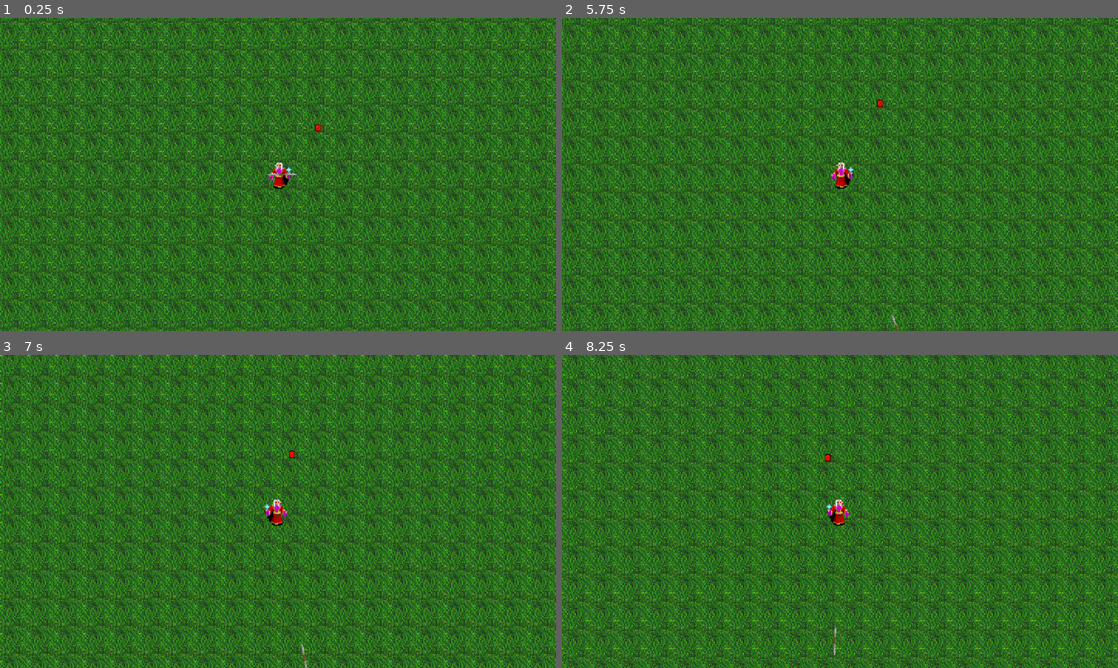
Above: before the commit, frames 1-4 (two rows, left to right).
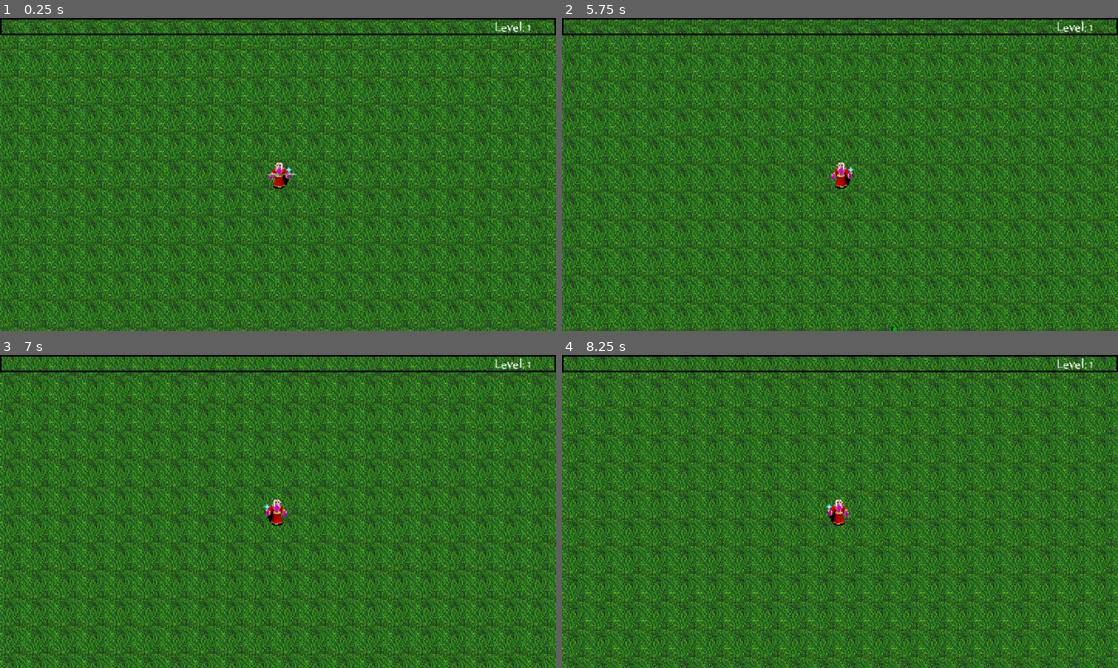
Above: after the commit, the same moments.

Repository: Sam-xiexielaoshi/Vampire-survivors-like
Game: Godot game, scene res://World/world.tscn
Two runs of this game, one before a commit and one after it. Both use one fixed random seed, a clock stepped at 60 frames per second and the inputs below. Sound files missing from this copy of the repository are replaced by a short silence.
Inputs:
- Up to frame 1 (0.25 s): no input
- Up to frame 2 (5.75 s): hold D (right) 0.53-1.28 s; hold S (down) 1.28-2.03 s; hold D (right) 2.03-2.78 s; hold W (up) 2.78-3.53 s; hold A (left) 3.53-5.03 s; hold S (down) from 5.03 s (still down)
- Up to frame 3 (7 s): release S (down) at 5.78 s; hold D (right) 5.78-6.53 s; hold W (up) from 6.53 s (still down)
- Up to frame 4 (8.25 s): release W (up) at 7.28 s; hold D (right) 7.28-8.03 s; hold S (down) from 8.03 s (still down)

The runs differ from the first frame. In frame 1, 1.5% of the frame differs, in the area x 0-100%, y 0-37%; in frame 2, 1.5%; in frame 3, 1.5%, in the area x 0-100%, y 0-100%; in frame 4, 1.5%.

Commit message:
done with exp || created expbar gui || implemented gem collection and partial level up logic

Diff:
--- a/Enemy/enemy.gd
+++ b/Enemy/enemy.gd
@@ -4,15 +4,18 @@
 @export var movement_speed = 20.0
 @export var hp = 10
 @export var knockback_recover = 3.5
+@export var experience = 1
 var knockback = Vector2.ZERO
 
 @onready var sprite: Sprite2D = $Sprite2D
 @onready var anim: AnimationPlayer = $AnimationPlayer
 @onready var snd_hit = $snd_hit
 
+@onready var loot_base = get_tree().get_first_node_in_group("loot")
 @onready var player = get_tree().get_first_node_in_group("player")
 
 var death_anim = preload("res://Enemy/explosion.tscn")
+var exp_gem = preload("res://Objects/experience_gem.tscn")
 
 signal remove_from_array(object)
 
@@ -37,6 +40,10 @@
 	enemy_death.scale = sprite.scale
 	enemy_death.global_position = global_position
 	get_parent().call_deferred("add_child", enemy_death)
+	var new_gem = exp_gem.instantiate()
+	new_gem.global_position = global_position
+	new_gem.experience = experience
+	loot_base.call_deferred("add_child", new_gem)
 	queue_free()
 
 
--- a/Objects/experience_gem.gd
+++ b/Objects/experience_gem.gd
@@ -7,7 +7,7 @@
 var spr_red = preload("res://Texture/Items/Gems/Gem_red.png")
 
 var target = null
-var speed = 0
+var speed = -1
 
 @onready var sprite = $Sprite2D
 @onready var collision = $CollisionShape2D
@@ -20,6 +20,13 @@
 		sprite.texture = spr_blue
 	else:
 		sprite.texture = spr_red
+	# Start invisible & small
+	scale = Vector2(0.2, 0.2)
+	sprite.modulate.a = 0.0  # alpha 0 = invisible
+
+	var tween = get_tree().create_tween()
+	tween.tween_property(sprite, "scale", Vector2.ONE, 0.3).set_trans(Tween.TRANS_BACK).set_ease(Tween.EASE_OUT)
+	tween.parallel().tween_property(sprite, "modulate:a", 1.0, 0.3)
 
 func _physics_process(delta: float) -> void:
 	if target != null:
--- a/Player/Attack/javalin.gd
+++ b/Player/Attack/javalin.gd
@@ -40,7 +40,7 @@
 			speed = 200.0
 			damage = 10
 			knockback_amount = 100
-			paths = 1
+			paths = 2
 			attack_size = 1.0
 			attack_speed = 4.0
 	scale = Vector2(1.0,1.0)*attack_size
--- a/Player/player.gd
+++ b/Player/player.gd
@@ -42,8 +42,14 @@
 #Enemy related
 var enemy_close = []
 
+#GUI
+@onready var expBar = get_node("%ExperienceBar")
+@onready var lblLevel = get_node("%Lbl_Level")
+
 func _ready() -> void:
 	attack()
+	set_expBar(experience, calculate_experiencecap())
+
 
 func _physics_process(delta: float) -> void:#runs on every 60th of the frame i.e 1/60 sec
 	movement() #custom function
@@ -153,3 +159,42 @@
 func _on_enemy_detection_area_body_exited(body: Node2D) -> void:
 	if enemy_close.has(body):
 		enemy_close.erase(body)
+
+func _on_grab_area_area_entered(area: Area2D) -> void:
+	if area.is_in_group("loot"):
+		area.target = self
+
+func _on_collect_area_area_entered(area: Area2D) -> void:
+	if area.is_in_group("loot"):
+		var gem_exp = area.collect()
+		calculate_experience(gem_exp)
+
+func calculate_experience(gem_exp):
+	var exp_required = calculate_experiencecap()
+	collected_experience += gem_exp
+	if experience + collected_experience>= exp_required: #level up
+		collected_experience -= exp_required - experience
+		experience_level +=1
+		lblLevel.text =  str("Level: ", experience_level)
+		experience =0
+		exp_required = calculate_experiencecap()
+		calculate_experience(0)
+	else:
+		experience+=collected_experience
+		collected_experience=0
+
+	set_expBar(experience, exp_required)
+
+func calculate_experiencecap():
+	var exp_cap = experience_level
+	if experience_level < 20:
+		exp_cap = experience_level*5
+	elif experience_level<40:
+		exp_cap + 95 * (experience_level-19)*8
+	else:
+		exp_cap = 255 + (experience_level-39)*12
+	return exp_cap
+
+func set_expBar(set_value=1, set_max_value=100):
+	expBar.value = set_value
+	expBar.max_value = set_max_value
--- a/Player/player.tscn
+++ b/Player/player.tscn
@@ -1,8 +1,11 @@
-[gd_scene load_steps=7 format=3 uid="uid://3tc65prastig"]
+[gd_scene load_steps=12 format=3 uid="uid://3tc65prastig"]
 
 [ext_resource type="Script" uid="uid://ienf6c8lednb" path="res://Player/player.gd" id="1_4ntmi"]
 [ext_resource type="Texture2D" uid="uid://k2wxoi4qly3d" path="res://Texture/Player/player_sprite.png" id="1_l8h54"]
 [ext_resource type="PackedScene" uid="uid://d1x3k6ujkh2wd" path="res://Utility/hurt_box.tscn" id="3_btcbx"]
+[ext_resource type="Texture2D" uid="uid://cbsp2crb7vrqh" path="res://Texture/GUI/exp_background.png" id="4_fhl08"]
+[ext_resource type="Texture2D" uid="uid://he8qrw5841nu" path="res://Texture/GUI/exp_progress.png" id="5_vtle1"]
+[ext_resource type="FontFile" uid="uid://dew2lbiwdprgc" path="res://Font/tenderness.otf" id="6_od3ui"]
 
 [sub_resource type="CapsuleShape2D" id="CapsuleShape2D_4ntmi"]
 radius = 4.0
@@ -13,6 +16,11 @@
 
 [sub_resource type="CircleShape2D" id="CircleShape2D_btcbx"]
 radius = 366.995
+
+[sub_resource type="CircleShape2D" id="CircleShape2D_gwnis"]
+radius = 50.0
+
+[sub_resource type="CircleShape2D" id="CircleShape2D_k53q1"]
 
 [node name="Player" type="CharacterBody2D" groups=["player"]]
 motion_mode = 1
@@ -74,6 +82,48 @@
 position = Vector2(1, 0)
 shape = SubResource("CircleShape2D_btcbx")
 
+[node name="GrabArea" type="Area2D" parent="."]
+collision_layer = 0
+collision_mask = 8
+
+[node name="CollisionShape2D" type="CollisionShape2D" parent="GrabArea"]
+shape = SubResource("CircleShape2D_gwnis")
+
+[node name="CollectArea" type="Area2D" parent="."]
+collision_layer = 0
+collision_mask = 8
+
+[node name="CollisionShape2D" type="CollisionShape2D" parent="CollectArea"]
+shape = SubResource("CircleShape2D_k53q1")
+
+[node name="GUILayer" type="CanvasLayer" parent="."]
+
+[node name="GUI" type="Control" parent="GUILayer"]
+layout_mode = 3
+anchors_preset = 0
+offset_right = 640.0
+offset_bottom = 360.0
+
+[node name="ExperienceBar" type="TextureProgressBar" parent="GUILayer/GUI"]
+unique_name_in_owner = true
+layout_mode = 0
+offset_right = 40.0
+offset_bottom = 40.0
+texture_under = ExtResource("4_fhl08")
+texture_progress = ExtResource("5_vtle1")
+
+[node name="Lbl_Level" type="Label" parent="GUILayer/GUI/ExperienceBar"]
+unique_name_in_owner = true
+layout_mode = 0
+offset_left = 540.0
+offset_right = 640.0
+offset_bottom = 20.0
+theme_override_fonts/font = ExtResource("6_od3ui")
+theme_override_font_sizes/font_size = 16
+text = "Level: 1"
+horizontal_alignment = 1
+vertical_alignment = 2
+
 [connection signal="hurt" from="HurtBox" to="." method="_on_hurt_box_hurt"]
 [connection signal="timeout" from="Attack/IceSpearTimer" to="." method="_on_ice_spear_timer_timeout"]
 [connection signal="timeout" from="Attack/IceSpearTimer/IceSpearAttackTimer" to="." method="_on_ice_spear_attack_timer_timeout"]
@@ -81,5 +131,7 @@
 [connection signal="timeout" from="Attack/TornadoTimer/TornadoAttackTimer" to="." method="_on_tornado_attack_timer_timeout"]
 [connection signal="body_entered" from="EnemyDetectionArea" to="." method="_on_enemy_detection_area_body_entered"]
 [connection signal="body_exited" from="EnemyDetectionArea" to="." method="_on_enemy_detection_area_body_exited"]
+[connection signal="area_entered" from="GrabArea" to="." method="_on_grab_area_area_entered"]
+[connection signal="area_entered" from="CollectArea" to="." method="_on_collect_area_area_entered"]
 
 [editable path="HurtBox"]
--- a/World/world.tscn
+++ b/World/world.tscn
@@ -1,9 +1,8 @@
-[gd_scene load_steps=5 format=3 uid="uid://d1mxp8q8gr3a6"]
+[gd_scene load_steps=4 format=3 uid="uid://d1mxp8q8gr3a6"]
 
 [ext_resource type="Texture2D" uid="uid://5hjujuv104vn" path="res://Texture/dirt_full_new.png" id="1_62w18"]
 [ext_resource type="PackedScene" uid="uid://3tc65prastig" path="res://Player/player.tscn" id="2_8a836"]
 [ext_resource type="PackedScene" uid="uid://dd70jafyo3o8c" path="res://Utility/enemy_spawner.tscn" id="3_j8job"]
-[ext_resource type="PackedScene" uid="uid://bhd707st5lqca" path="res://Objects/experience_gem.tscn" id="4_3f78f"]
 
 [node name="World" type="Node2D"]
 
@@ -17,8 +16,4 @@
 
 [node name="EnemySpawner" parent="." instance=ExtResource("3_j8job")]
 
-[node name="Loot" type="Node2D" parent="."]
-
-[node name="ExperienceGem" parent="Loot" instance=ExtResource("4_3f78f")]
-position = Vector2(46, -53)
-experience = 100
+[node name="Loot" type="Node2D" parent="." groups=["loot"]]
